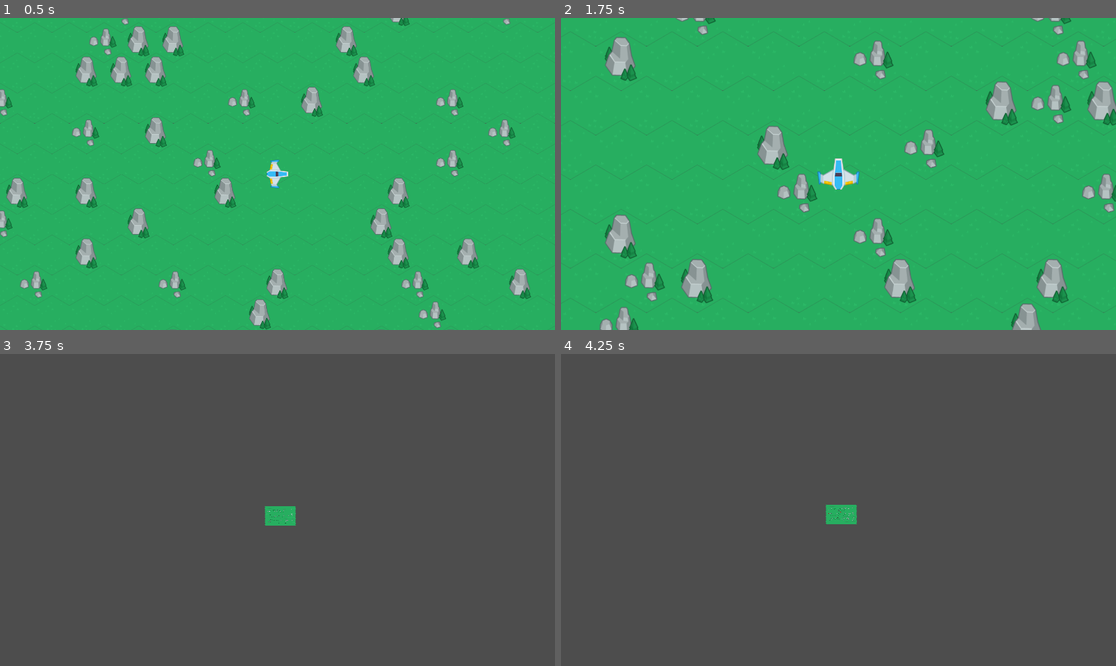
Above: before the commit, frames 1-4 (two rows, left to right).
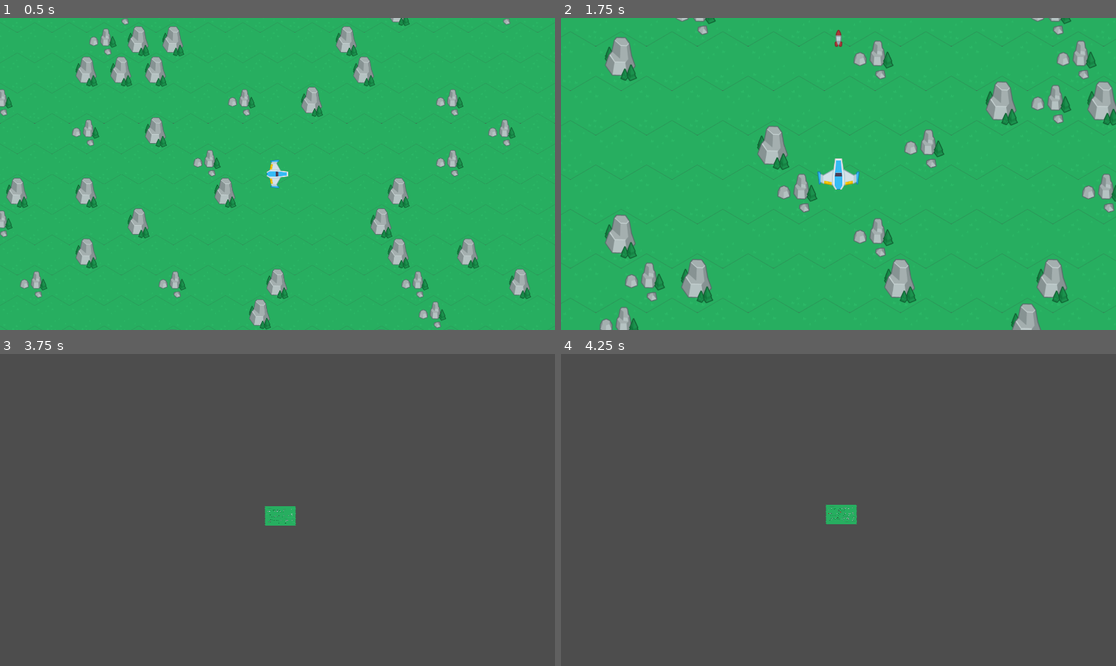
Above: after the commit, the same moments.

Repository: marleeeeeey/turret_commander
Game: Godot game, scene res://this/main.tscn
Two runs of this game, one before a commit and one after it. Both use one fixed random seed, a clock stepped at 60 frames per second and the inputs below.
Inputs (mouse positions are in pixels of both pictures, inside the frame that each line leads up to):
- Up to frame 1 (0.5 s): no input
- Up to frame 2 (1.75 s): tap Enter at 0.5 s; move the mouse to (810, 236) at 0.52 s; hold Up (move_up) from 0.53 s (still down); tap Space (shoot, bound only after the commit) at 0.6, 1.55 s; click (810, 236) at 0.67 s; move the mouse to (1005, 220) at 1.27 s; tap Mouse wheel up (zoom_in) at 1.35 s
- Up to frame 3 (3.75 s): move the mouse to (111, 463) at 2.02 s; release Up (move_up) at 2.03 s; hold Mouse wheel down (zoom_out) 2.03-2.78 s; hold A (move_left) 2.03-3.53 s; tap Space (shoot, bound only after the commit) at 2.3, 2.85, 3.5, 3.6 s; move the mouse to (305, 510) at 2.77 s; click (305, 510) at 2.92 s; move the mouse to (194, 432) at 3.52 s; hold S (move_down) from 3.53 s (still down)
- Up to frame 4 (4.25 s): keep holding S (move_down)

Frame 1 is identical in both runs. In frame 2, less than 0.1% of the frame differs, in the area x 49-51%, y 3-10%; in frame 3, less than 0.1%; in frame 4, nothing differs.

Commit message:
Spaceship may shoot.

Diff:
--- /dev/null
+++ b/common/scene_bullet/scene_bullet.gd
@@ -0,0 +1,17 @@
+extends Area2D
+
+@export var speed = 2500
+
+
+func _physics_process(delta):
+	position += transform.x * speed * delta
+
+
+func _on_body_entered(body: Node2D) -> void:
+	if body.is_in_group("enemies"):
+		body.queue_free()
+	queue_free()
+
+
+func _on_visible_on_screen_notifier_2d_screen_exited() -> void:
+	queue_free()
--- /dev/null
+++ b/common/scene_bullet/scene_bullet.tscn
@@ -0,0 +1,24 @@
+[gd_scene load_steps=4 format=3 uid="uid://drwjhnmenrsgk"]
+
+[ext_resource type="Texture2D" uid="uid://3oso26l5o70n" path="res://common/scene_bullet/art/spaceMissiles_006.png" id="1_a5pgr"]
+[ext_resource type="Script" path="res://common/scene_bullet/scene_bullet.gd" id="1_clcwh"]
+
+[sub_resource type="CapsuleShape2D" id="CapsuleShape2D_sgxk0"]
+
+[node name="SceneBullet" type="Area2D"]
+script = ExtResource("1_clcwh")
+
+[node name="Sprite2D" type="Sprite2D" parent="."]
+rotation = 1.5708
+scale = Vector2(1, 1)
+texture = ExtResource("1_a5pgr")
+
+[node name="CollisionShape2D" type="CollisionShape2D" parent="."]
+rotation = 1.5708
+scale = Vector2(0.680002, 1.2)
+shape = SubResource("CapsuleShape2D_sgxk0")
+
+[node name="VisibleOnScreenNotifier2D" type="VisibleOnScreenNotifier2D" parent="."]
+
+[connection signal="body_entered" from="." to="." method="_on_body_entered"]
+[connection signal="screen_exited" from="VisibleOnScreenNotifier2D" to="." method="_on_visible_on_screen_notifier_2d_screen_exited"]
--- a/common/scene_enemy/enemy.tscn
+++ b/common/scene_enemy/enemy.tscn
@@ -6,7 +6,7 @@
 [sub_resource type="CircleShape2D" id="CircleShape2D_8xyxm"]
 radius = 25.0
 
-[node name="Enemy" type="CharacterBody2D"]
+[node name="Enemy" type="CharacterBody2D" groups=["enemies"]]
 script = ExtResource("1_ucxcd")
 speed = 700.0
 
--- a/common/scene_spaceship/spaceship.gd
+++ b/common/scene_spaceship/spaceship.gd
@@ -4,6 +4,7 @@
 @export var show_debug_info = false
 @export var control_via_mouse_enabled = false
 @export var control_via_keys_enabled = true
+@export var bullet_scene: PackedScene
 
 
 func _input(event):
@@ -13,12 +14,7 @@
 
 func _process(delta: float) -> void:
 	if control_via_keys_enabled:
-		var direction = Input.get_vector("move_left", "move_right", "move_up", "move_down")
-		velocity = direction * speed
-
-		# Rotate the character.
-		if direction.length() > 0:
-			look_at(global_position + direction)
+		_control_via_keyboard_and_gamepad_event()
 
 	# Move the character.
 	move_and_slide()
@@ -84,3 +80,16 @@
 		aim.position = closest_point_on_nav_map
 		aim.debug_text = "world"
 		get_viewport().add_child(aim)
+
+
+func _control_via_keyboard_and_gamepad_event():
+	var direction = Input.get_vector("move_left", "move_right", "move_up", "move_down")
+	velocity = direction * speed
+	# Rotate the character.
+	if direction.length() > 0:
+		look_at(global_position + direction)
+
+	if Input.is_action_just_pressed("shoot"):
+		var bullet = bullet_scene.instantiate()
+		owner.add_child(bullet)
+		bullet.transform = $BulletSpawnPoint.global_transform
--- a/common/scene_spaceship/spaceship.tscn
+++ b/common/scene_spaceship/spaceship.tscn
@@ -1,7 +1,8 @@
-[gd_scene load_steps=5 format=3 uid="uid://d2g2bwx2n8kj"]
+[gd_scene load_steps=6 format=3 uid="uid://d2g2bwx2n8kj"]
 
 [ext_resource type="Script" path="res://common/scene_spaceship/spaceship.gd" id="1_s06nx"]
 [ext_resource type="Texture2D" uid="uid://56vticldrkgp" path="res://common/scene_spaceship/art/ship.png" id="1_xefed"]
+[ext_resource type="PackedScene" uid="uid://drwjhnmenrsgk" path="res://common/scene_bullet/scene_bullet.tscn" id="2_3logv"]
 [ext_resource type="Script" path="res://common/scene_spaceship/camera_2d.gd" id="3_li0e6"]
 
 [sub_resource type="CircleShape2D" id="CircleShape2D_bu2ke"]
@@ -10,16 +11,19 @@
 [node name="Spaceship" type="CharacterBody2D"]
 script = ExtResource("1_s06nx")
 show_debug_info = true
+bullet_scene = ExtResource("2_3logv")
 
 [node name="Sprite2D" type="Sprite2D" parent="."]
 rotation = 1.5708
 texture = ExtResource("1_xefed")
 
 [node name="CollisionShape2D" type="CollisionShape2D" parent="."]
-visible = false
 shape = SubResource("CircleShape2D_bu2ke")
 
 [node name="NavigationAgent2D" type="NavigationAgent2D" parent="."]
 
 [node name="Camera2D" type="Camera2D" parent="."]
 script = ExtResource("3_li0e6")
+
+[node name="BulletSpawnPoint" type="Marker2D" parent="."]
+position = Vector2(51, 0)
--- a/project.godot
+++ b/project.godot
@@ -62,3 +62,9 @@
 , Object(InputEventJoypadButton,"resource_local_to_scene":false,"resource_name":"","device":-1,"button_index":9,"pressure":0.0,"pressed":true,"script":null)
 ]
 }
+shoot={
+"deadzone": 0.5,
+"events": [Object(InputEventKey,"resource_local_to_scene":false,"resource_name":"","device":-1,"window_id":0,"alt_pressed":false,"shift_pressed":false,"ctrl_pressed":false,"meta_pressed":false,"pressed":false,"keycode":0,"physical_keycode":32,"key_label":0,"unicode":32,"echo":false,"script":null)
+, Object(InputEventJoypadButton,"resource_local_to_scene":false,"resource_name":"","device":-1,"button_index":0,"pressure":0.0,"pressed":true,"script":null)
+]
+}
Binary file added: common/scene_bullet/art/spaceMissiles_006.png
Not shown, added: common/scene_bullet/art/spaceMissiles_006.png.import
